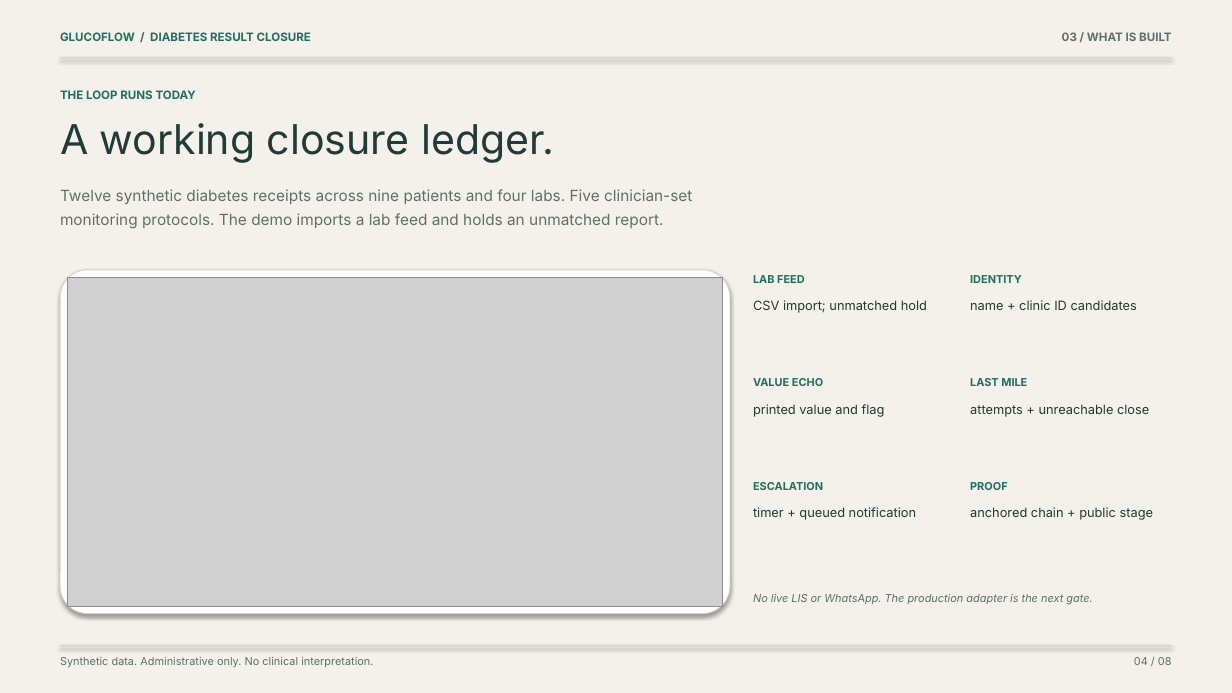
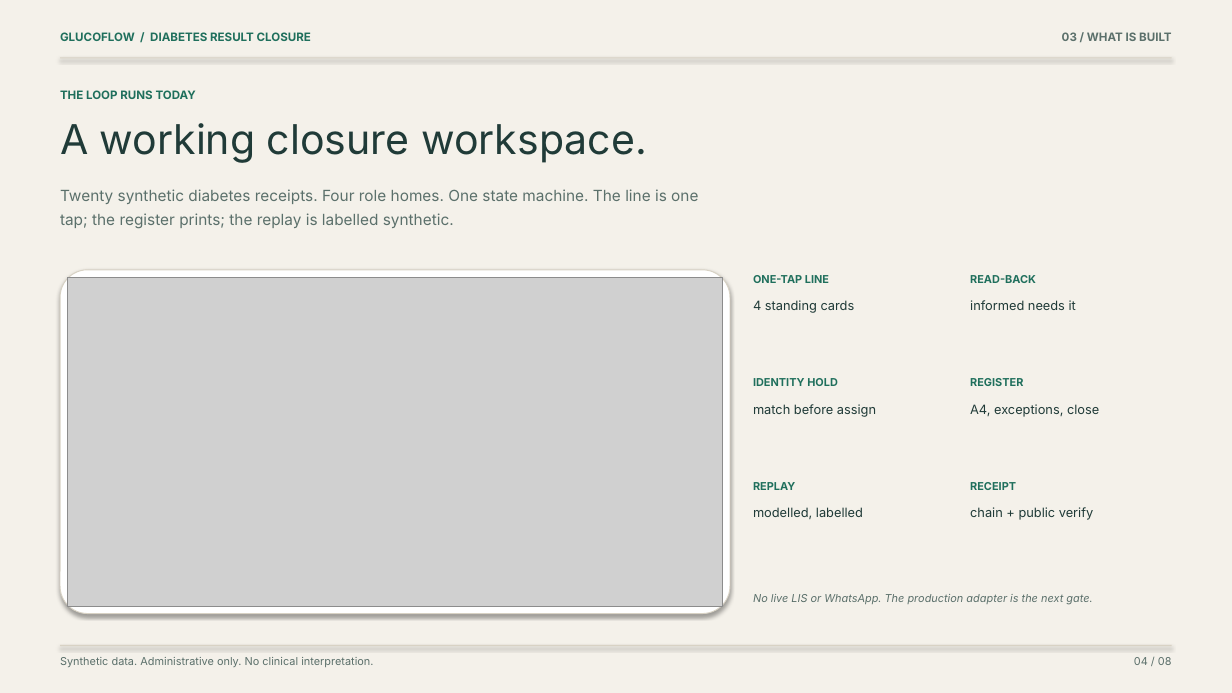
Before and after one commit to wysh3/glucoflow, a slide deck: slide 4 of deliverables/final/Result_Ledger_Deck.pptx. Drawn at 1232x693 pixels with LibreOffice and Linux fonts; fonts in the diff are those of the drawing; grey boxes stand for pictures. Boxes give left, top, right and bottom in pixels: in the first picture for what was removed or moved away, otherwise in the second. Text is boxed around its words. In the diff, an @@ line names an element or a change of style, - is before the commit and + after.

Commit message:
docs: rebuild the deck and brief around the four-surface product
Update both documents to the one-tap line, nurse read-back, desk hold and
quality register. Refresh the test counts, the evidence page, the demo script,
the judge QA and the submission answers.

```diff
--- a/deliverables/final/Result_Ledger_Deck.pptx
+++ b/deliverables/final/Result_Ledger_Deck.pptx
@@ text at bbox=[60, 123, 647, 163]: text changed @@
-A working closure ledger.
+A working closure workspace.
@@ text at bbox=[60, 189, 698, 229]: text changed @@
-Twelve synthetic diabetes receipts across nine patients and four labs. Five clinician-set monitoring protocols. The demo imports a lab feed and holds an unmatched report.
+Twenty synthetic diabetes receipts. Four role homes. One state machine. The line is one tap; the register prints; the replay is labelled synthetic.
@@ text at bbox=[753, 275, 829, 283]: text changed @@
-LAB FEED
+ONE-TAP LINE
@@ text at bbox=[970, 275, 1036, 283]: text changed @@
-IDENTITY
+READ-BACK
@@ text at bbox=[753, 300, 855, 313]: text changed @@
-CSV import; unmatched hold
+4 standing cards
@@ text at bbox=[970, 300, 1076, 310]: text changed @@
-name + clinic ID candidates
+informed needs it
@@ text at bbox=[753, 378, 838, 386]: text changed @@
-VALUE ECHO
+IDENTITY HOLD
@@ text at bbox=[970, 378, 1023, 386]: text changed @@
-LAST MILE
+REGISTER
@@ text at bbox=[753, 404, 876, 417]: text changed @@
-printed value and flag
+match before assign
@@ text at bbox=[970, 404, 1099, 417]: text changed @@
-attempts + unreachable close
+A4, exceptions, close
@@ text at bbox=[753, 482, 795, 490]: text changed @@
-ESCALATION
+REPLAY
@@ text at bbox=[753, 507, 863, 519]: text changed @@
-timer + queued notification
+modelled, labelled
@@ text at bbox=[970, 507, 1093, 520]: text changed @@
-anchored chain + public stage
+chain + public verify
@@ text at bbox=[970, 482, 1016, 490]: text changed @@
-PROOF
+RECEIPT
```
Also in this commit, not shown: 6 other slides changed, 10 other files.
